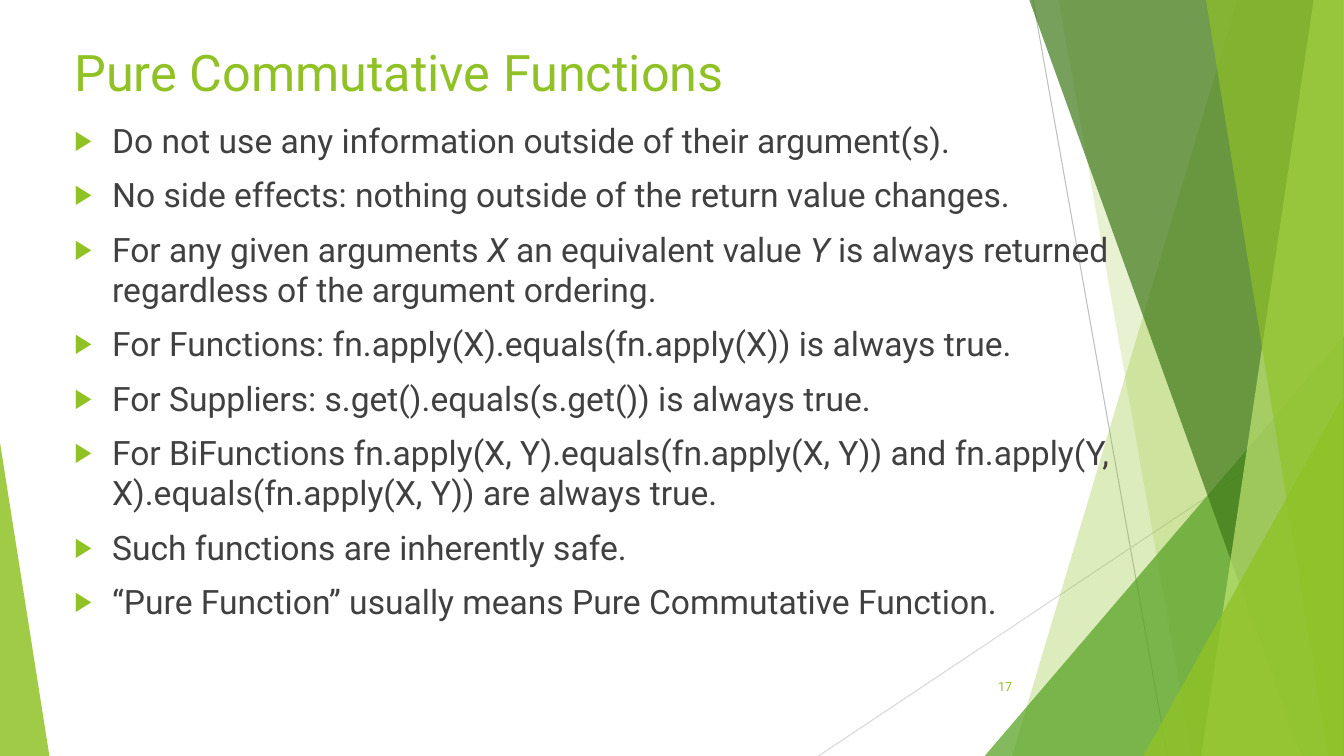
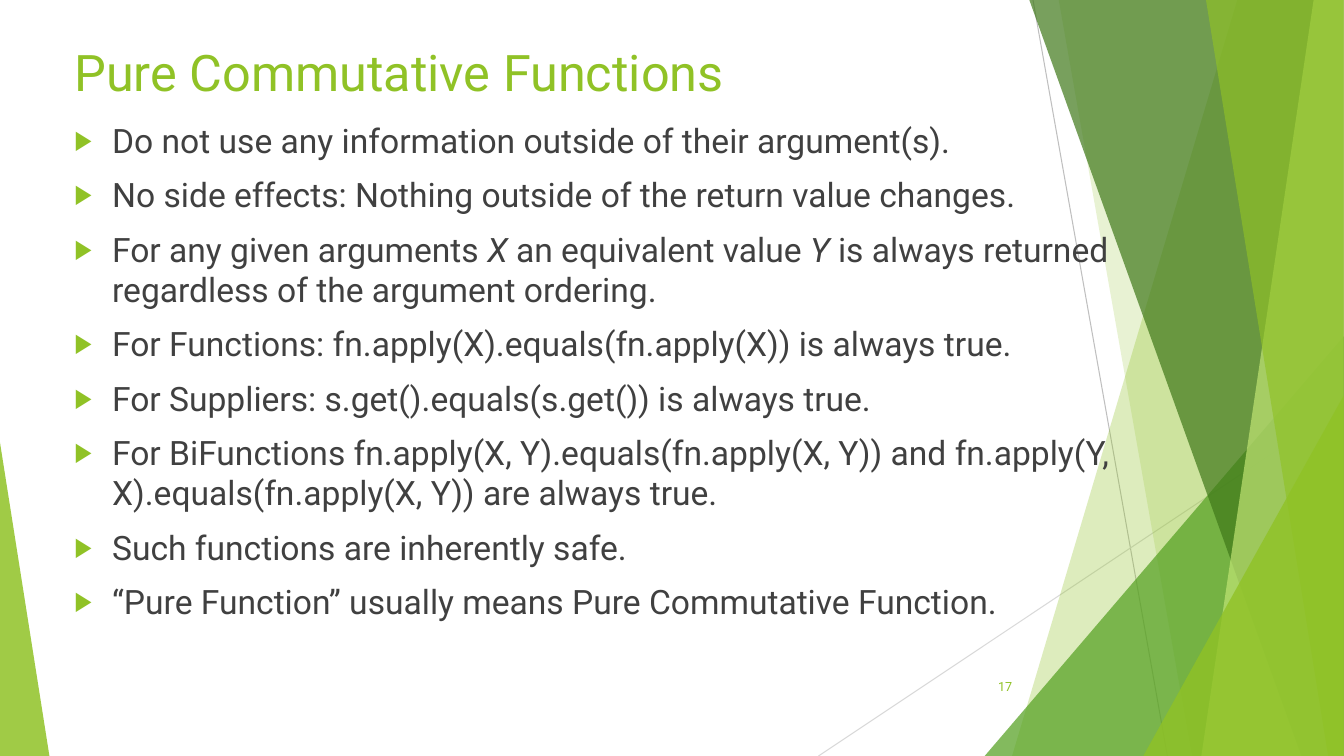
Before and after one commit to RichardRoda/2017-CodePaLOUsa-Lambda, a slide deck: slide 17 of Learning to Love the Lambda in the Stream.pptx. Drawn at 1344x756 pixels with LibreOffice and Linux fonts; fonts in the diff are those of the drawing. Boxes give left, top, right and bottom in pixels: in the first picture for what was removed or moved away, otherwise in the second. Text is boxed around its words. In the diff, an @@ line names an element or a change of style, - is before the commit and + after.

```diff
--- a/Learning to Love the Lambda in the Stream.pptx
+++ b/Learning to Love the Lambda in the Stream.pptx
@@ text at (112, 181, 1015, 214): text changed @@
-▶ No side effects: nothing outside of the return value changes.
+▶ No side effects: Nothing outside of the return value changes.
```
Also in this commit, not shown: 8 other slides changed.
